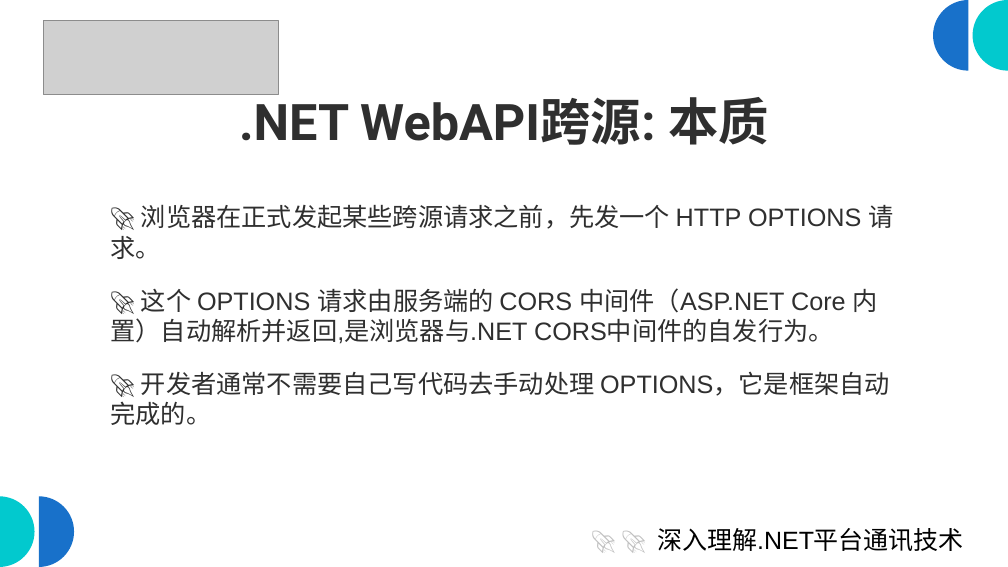
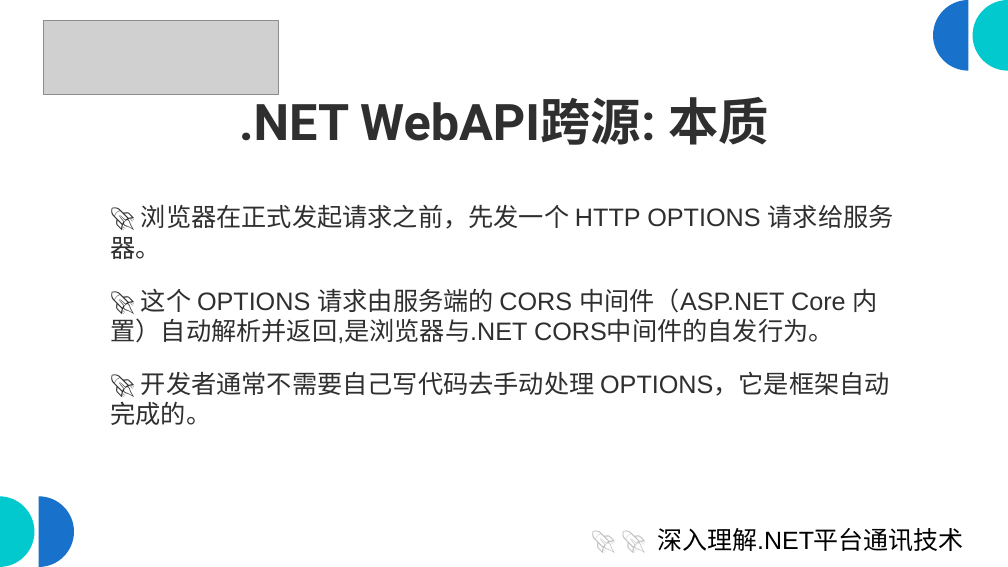
Before and after one commit to scottfly189/dotnet_net_course, a slide deck: slide 15 of src/5.CorsDemo/cors.odp. Drawn at 1008x567 pixels with LibreOffice and Linux fonts; fonts in the diff are those of the drawing; grey boxes stand for pictures. Boxes give left, top, right and bottom in pixels: in the first picture for what was removed or moved away, otherwise in the second. Text is boxed around its words. In the diff, an @@ line names an element or a change of style, - is before the commit and + after.

Commit message:
foo

```diff
--- a/src/5.CorsDemo/cors.odp
+++ b/src/5.CorsDemo/cors.odp
@@ text at (x1=110, y1=204, x2=894, y2=259): text changed @@
-🚀 浏览器在正式发起某些跨源请求之前，先发一个 HTTP OPTIONS 请求。
+🚀 浏览器在正式发起请求之前，先发一个 HTTP OPTIONS 请求给服务器。
```
Also in this commit, not shown: 1 slide added.
